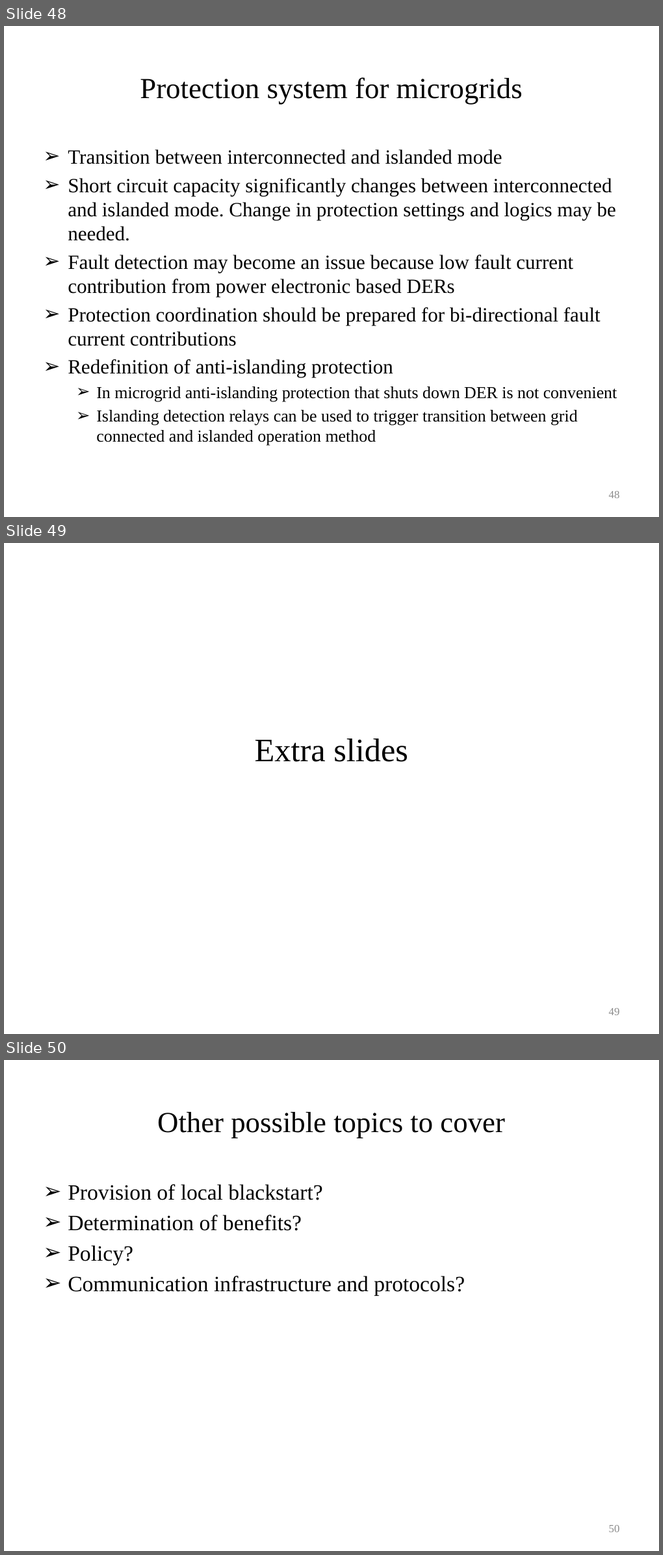
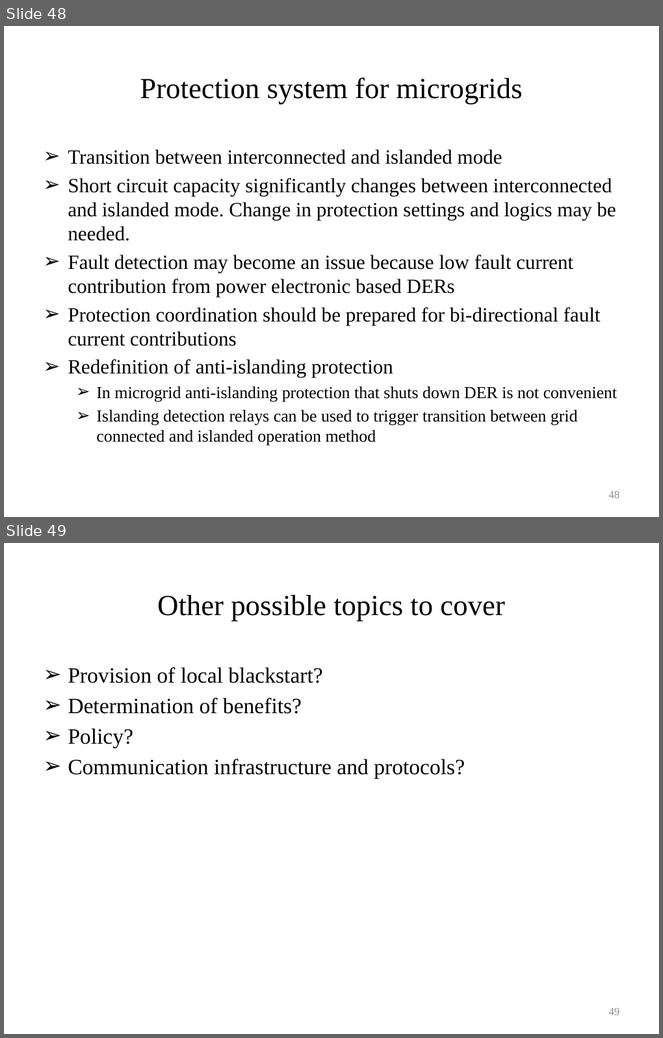
Before and after one commit to gridlab-d/course, a slide deck: University of Washington Class/Module 10 - Introduction to Microgrids.pptx. Shown one above the other, each under a label of ours: slides 48, 49 and 50 before the commit, slides 48 and 49 after it. The pictures are 663x1555 and 663x1038 pixels, drawn with LibreOffice and Linux fonts; fonts in the diff are those of the drawing; background and template pictures are left out. Boxes give left, top, right and bottom in pixels: in the first picture for what was removed or moved away, otherwise in the second. Text is boxed around its words. In the diff, an @@ line names an element or a change of style, - is before the commit and + after.

```diff
--- a/University of Washington Class/Module 10 - Introduction to Microgrids.pptx
+++ b/University of Washington Class/Module 10 - Introduction to Microgrids.pptx
@@ slide 49 removed at [4,543,659,1034], background #FFFFFF @@
@@ title removed at [255,739,408,762] @@
-Extra slides
@@ page number removed at [609,1008,620,1016] @@
-49
@@ what was slide 50 is now slide 49 @@
@@ page number at [609,1008,620,1016]: text changed @@
-50
+49
```
Also in this commit, not shown: 1 other slide removed, 2 other files.
